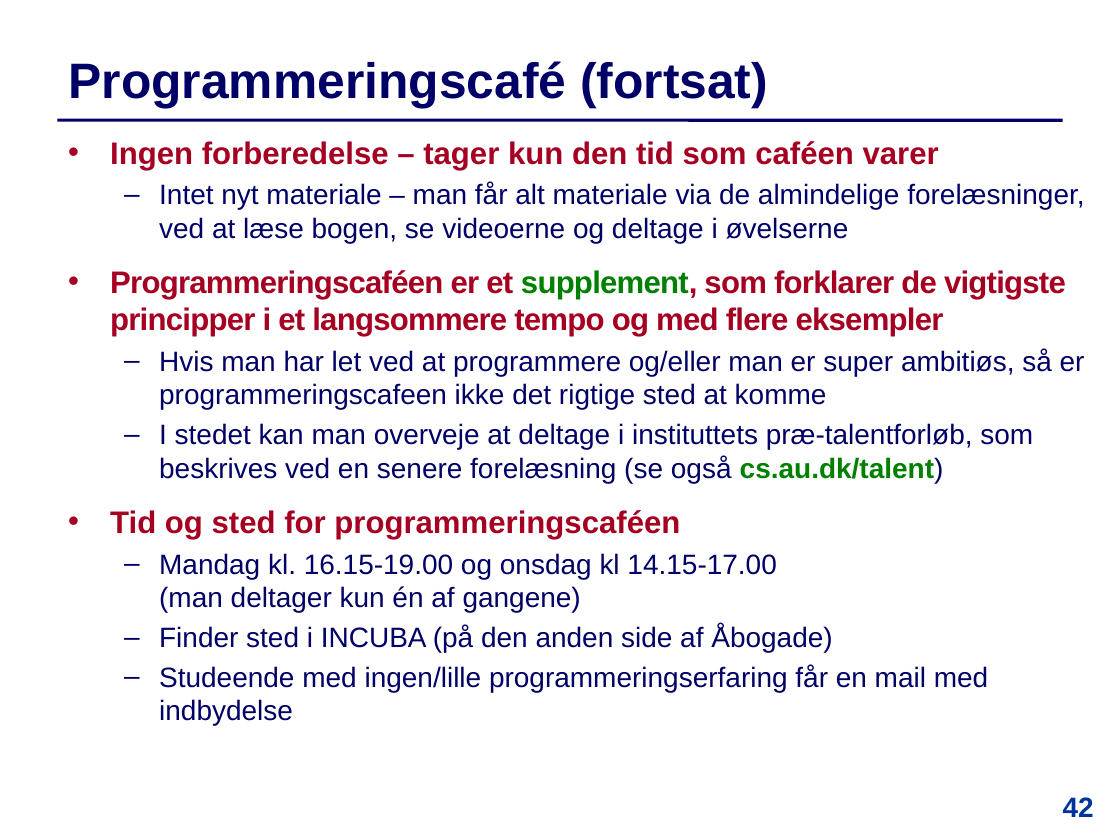
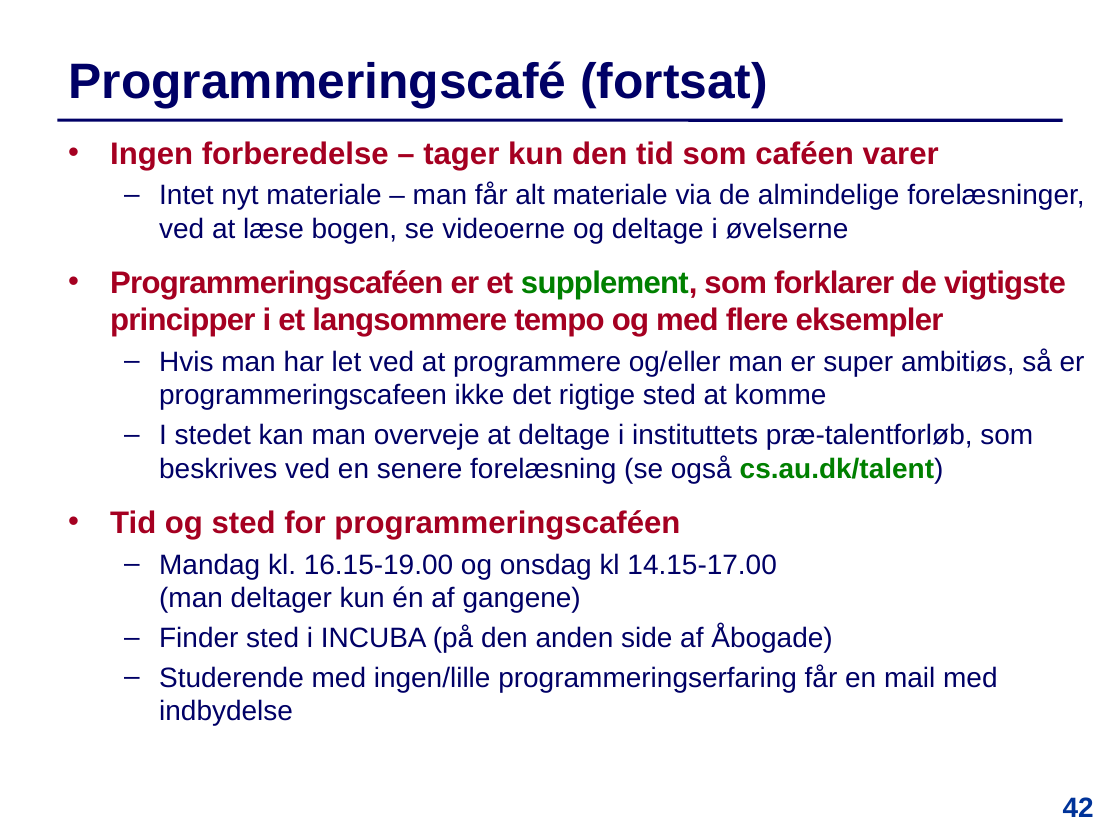
Before and after one commit to IntProgAU/Materiale, a slide deck: slide 42 of web/e25/uge_1a/Slides-Uge1-Mandag.pptx. Drawn at 1120x840 pixels with LibreOffice and Linux fonts; fonts in the diff are those of the drawing. Boxes give left, top, right and bottom in pixels: in the first picture for what was removed or moved away, otherwise in the second. Text is boxed around its words. In the diff, an @@ line names an element or a change of style, - is before the commit and + after.

```diff
--- a/web/e25/uge_1a/Slides-Uge1-Mandag.pptx
+++ b/web/e25/uge_1a/Slides-Uge1-Mandag.pptx
@@ text at <box>159,665,997,726</box>: text changed @@
-  – Studeende med ingen/lille programmeringserfaring får en mail med indbydelse
+  – Studerende med ingen/lille programmeringserfaring får en mail med indbydelse
```
Also in this commit, not shown: 5 other slides changed, 1 other file.
